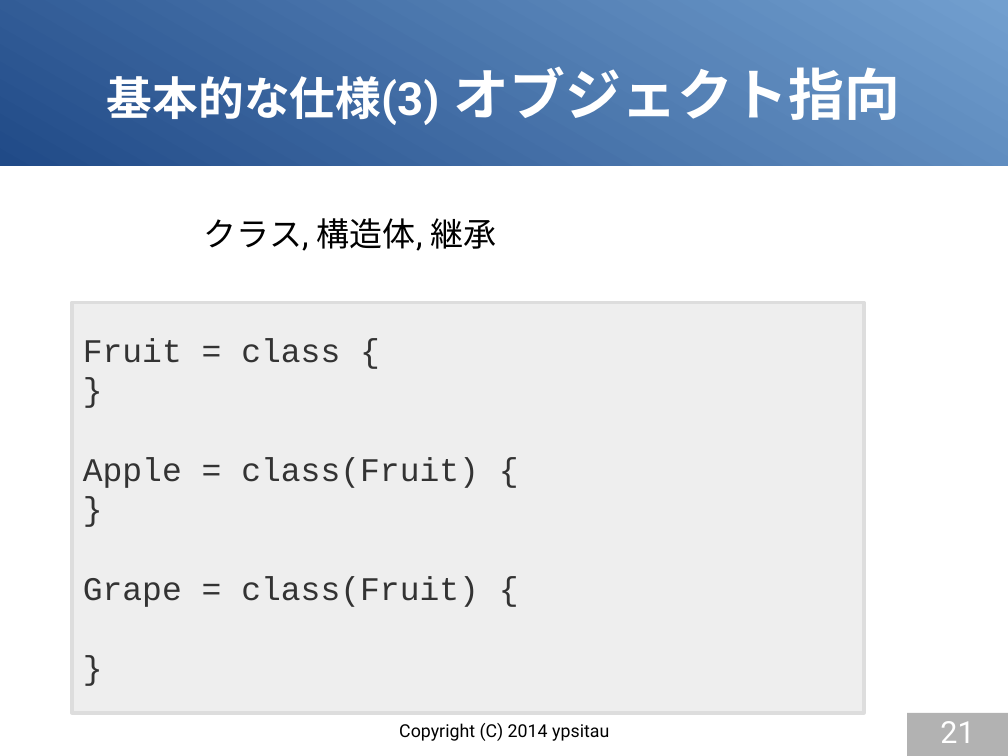
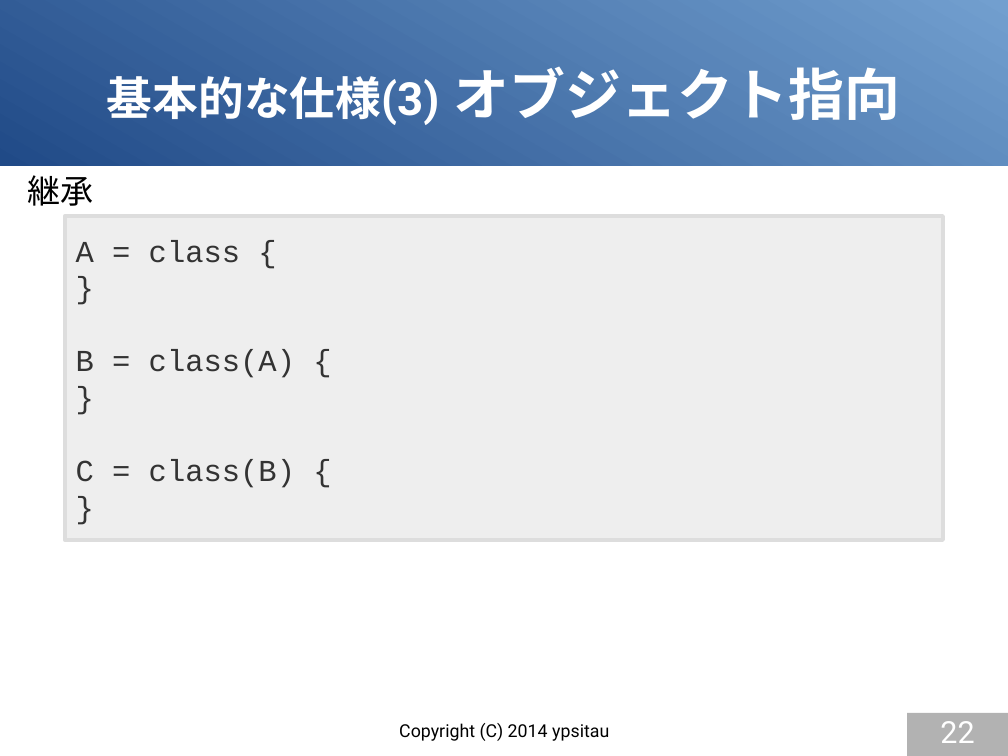
Before and after one commit to gura-lang/gura-doc, a slide deck: slide 22 of presentation/gura-introduction.odp (slide 21 before the commit). Drawn at 1008x756 pixels with LibreOffice and Linux fonts; fonts in the diff are those of the drawing. Boxes give left, top, right and bottom in pixels: in the first picture for what was removed or moved away, otherwise in the second. Text is boxed around its words. In the diff, an @@ line names an element or a change of style, - is before the commit and + after.

Commit message:
updated presentation

```diff
--- a/presentation/gura-introduction.odp
+++ b/presentation/gura-introduction.odp
@@ text added at <box>27,175,93,206</box>, 26 pt, text #000000 @@
+継承
@@ rectangle added at <box>65,216,944,540</box>, fill #EEEEEE, outline #DDDDDD 2.83 pt, 24 pt, text #333333 @@
+A = class {
+}
+B = class(A) {
+}
+C = class(B) {
+}
@@ text removed at <box>204,218,497,251</box> @@
-クラス, 構造体, 継承
@@ rectangle removed at <box>72,303,864,713</box> @@
-Fruit = class {
-}
-Apple = class(Fruit) {
-}
-Grape = class(Fruit) {
-}
@@ page number at <box>940,721,974,743</box>: text changed @@
-21
+22
```
Also in this commit, not shown: 7 other slides changed, 1 slide added.
